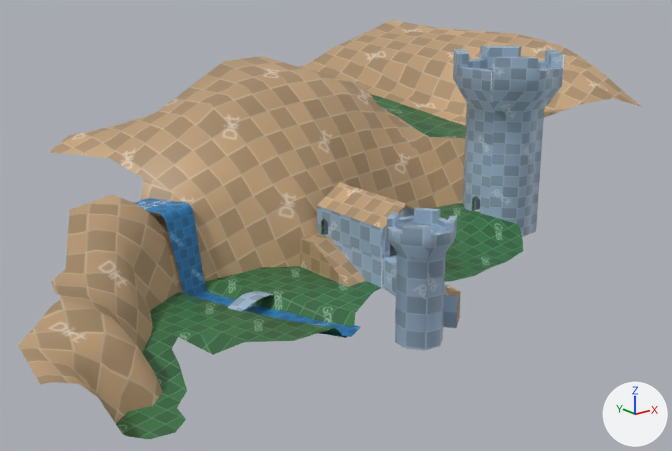
The FBX model Assets/Models/geometry/ruined_forest.fbx as it was, and as the next commit left it.
The view is the same before and after, from a 50 mm lens placed at (-98.0, -169.0, 93.0), pointed at (66.0, 35.0, 11.0). Arrows for +X, +Y and +Z are at lower right; the lights stay in place. Where no turn or scale is listed for an object, it has been applied to the vertices.

Objects in the first picture: 'larger_tower', 'ruined_forest', 'ruined_forest.001', 'ruined_forest.002', 'waterfall_and_stream'.
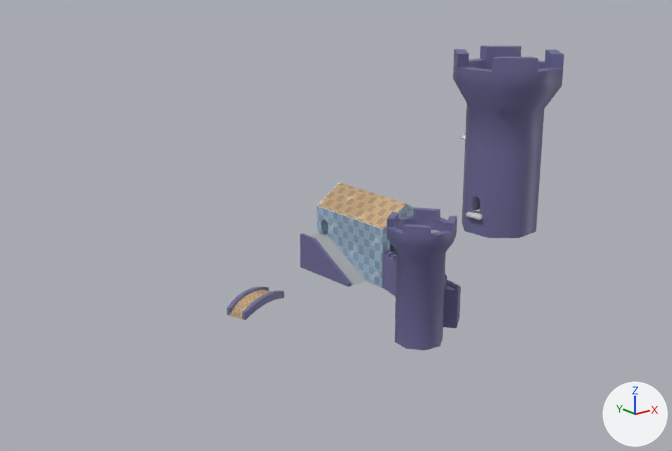
Where the change shows, as pixel boxes (x1, y1, x2, y2) in the pictures (672 x 451 px):
'ruined_forest.001', deleted (beige)
    before: (18, 20, 640, 424)
'ruined_forest.002', deleted (green)
    before: (116, 203, 523, 439)
'ruined_forest', deleted
    before: (228, 183, 461, 350)
'small_tower', added (blue)
    after: (387, 207, 457, 350)
'tower_house', added
    after: (317, 183, 414, 288)
'waterfall_and_stream', deleted (blue)
    before: (133, 198, 360, 337)
'ruined_forest.003', added
    after: (300, 233, 365, 287)
'tower_wall', added (blue)
    after: (382, 249, 461, 328)
'footbridge', added
    after: (227, 287, 284, 320)
'extra step.001', added
    after: (466, 211, 483, 220)
part 1 of me_plane_003, recoloured
    both: (472, 196, 480, 213)
part 2 of me_plane_003, recoloured
    both: (453, 49, 494, 153)

The change, as a diff of the scene's bpy script:
```diff
--- a/Assets/Models/geometry/ruined_forest.fbx.py
+++ b/Assets/Models/geometry/ruined_forest.fbx.py
@@ me_plane_003 @@
-me_plane_003.from_pydata(...)  # 129 vertices, 113 faces; spans x 125.7..157.6, y 19.6..51.5, z 4.2..59.3
+me_plane_003.from_pydata(...)  # 130 vertices, 121 faces; spans x 125.7..157.6, y 19.6..51.5, z 4.2..59.3
+# me_plane_003 part 1: 12 faces spanning x 130.4..142.0, y 33.7..46.7, z 11.3..36.4 switch from mat_grass (picture img_grass_1m_x_1m_png) to mat_brick (blue #6c6a96)
+# me_plane_003 part 2: 100 faces spanning x 125.7..157.6, y 19.6..51.5, z 4.2..59.3 switch from mat_rock (picture img_rock_1m_x_1m_png) to mat_brick (blue #6c6a96)
+me_plane_003.materials.append(mat_cobblestone)  # grey #b3b3b3
@@ ob_ruined_forest @@
-ob_ruined_forest = bpy.data.objects.new('ruined_forest', me_plane)
@@ ob_waterfall_and_stream @@
-ob_waterfall_and_stream = bpy.data.objects.new('waterfall_and_stream', me_plane_006)
@@ ob_ruined_forest_002 @@
-ob_ruined_forest_002 = bpy.data.objects.new('ruined_forest.002', me_plane_007)
@@ ob_ruined_forest_001 @@
-ob_ruined_forest_001 = bpy.data.objects.new('ruined_forest.001', me_plane_005)
@@ ob_tower_wall @@
+ob_tower_wall = bpy.data.objects.new('tower_wall', me_plane_008)  # 466 vertices, 434 faces; spans x 60.4..93.1, y -14.6..17.8, z 4.6..15.1; in mat_brick (blue #6c6a96), mat_cobblestone (grey #b3b3b3)
+ob_tower_wall.location = (-22.8, -16.5, 0.0)
@@ ob_ruined_forest_003 @@
+ob_ruined_forest_003 = bpy.data.objects.new('ruined_forest.003', me_plane_007_1)  # 19 vertices, 14 faces; spans x 70.9..76.9, y 24.4..45.5, z 3.8..13.6; in mat_brick (blue #6c6a96), mat_cobblestone (grey #b3b3b3)
+ob_ruined_forest_003.location = (-22.8, -16.5, 0.0)
@@ ob_small_tower @@
+ob_small_tower = bpy.data.objects.new('small_tower', me_plane_006_1)  # 65 vertices, 65 faces; spans x 54.1..69.3, y -19.8..-4.6, z 4.6..33.8; in mat_brick (blue #6c6a96), mat_cobblestone (grey #b3b3b3)
+ob_small_tower.location = (-22.8, -16.5, 0.0)
@@ ob_extra_step_001 @@
+ob_extra_step_001 = bpy.data.objects.new('extra step.001', me_cube_008_1)  # 20 vertices, 18 faces; spans x -0.82..1.92, y -3.23..2.86, z -0.7..0.97
+ob_extra_step_001.location = (106.9, 19.0, 10.3)
@@ ob_tower_house @@
+ob_tower_house = bpy.data.objects.new('tower_house', me_plane_1)  # 79 vertices, 59 faces; spans x 76.9..93.1, y 17.8..45.5, z 4.6..26.1; in mat_dirt (picture img_dirt_1m_x_1m_png), mat_rock (picture img_rock_1m_x_1m_png)
+ob_tower_house.location = (-22.8, -16.5, 0.0)
@@ ob_footbridge @@
+ob_footbridge = bpy.data.objects.new('footbridge', me_plane_005_1)  # 56 vertices, 54 faces; spans x -8.1..8.3, y -4.9..5.0, z -2.9..1.0; in mat_brick (blue #6c6a96), mat_dirt (picture img_dirt_1m_x_1m_png)
+ob_footbridge.location = (23.0, 14.1, 5.7)
```
